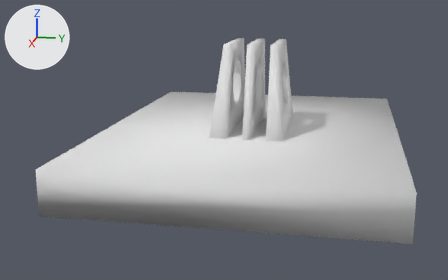
What one commit did to the Blender file Kriecher/Fussplatte1.blend.
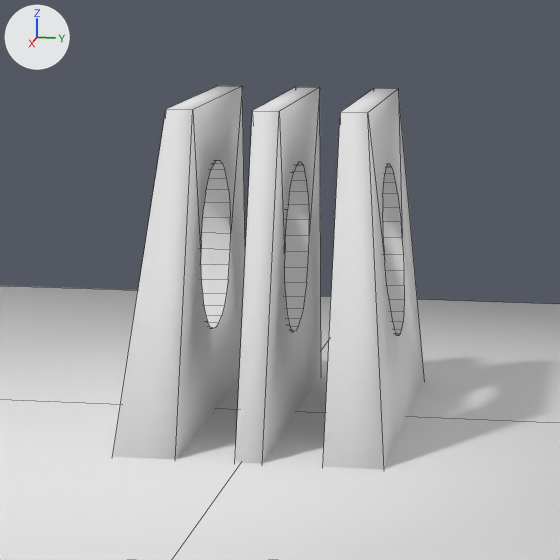
Each version appears first whole from a camera (50 mm lens) standing at (16.12, 6.18, 4.57) and looking at (0.29, 3.01, 0.61), and next in a close-up on the part from 40% to 74% of the width and 5% to 59% of the height. Arrows for +X, +Y and +Z are at upper left; the lights stay in place. The close-ups show mesh edges as thin lines.

Objects in the first close-up: 'Fuss'.
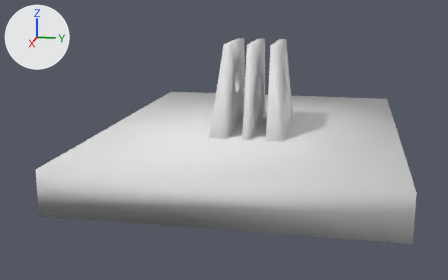
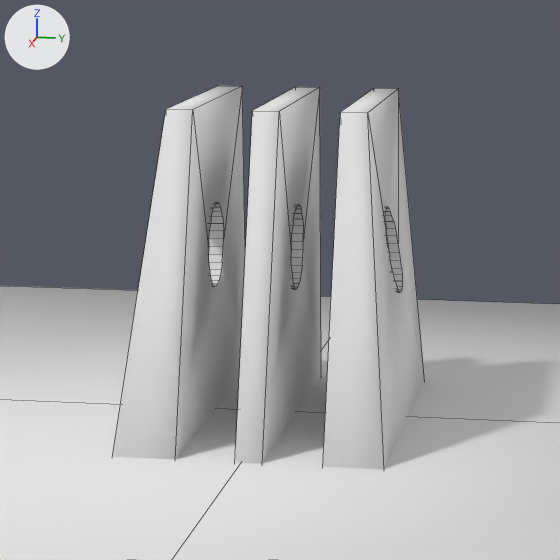
Boxes (x1, y1, x2, y2) around the edits, measured in the close-ups (560 x 560 px; the box of a moved part takes in the faces that stretch with it):
part 1 of me_cube, moved or reshaped
    both: (175, 87, 425, 468)

The change, as a diff of the scene's bpy script:
```diff
--- a/Kriecher/Fussplatte1.blend.py
+++ b/Kriecher/Fussplatte1.blend.py
@@ me_cube @@
 me_cube.from_pydata(...)  # 293 vertices, 161 faces; spans x -11.5..11.0, y 0.0..12.7, z -0.1..4.6
 # used by ob_fuss; location = (0.0, 0.0, 0.0); scale = (0.444, 0.591, 0.695)
+# me_cube part 1: all 192 vertices in x -1.4..1.3, y 5.0..7.8, z 2.3..4.0 are scaled about their middle by (0.5, 1, 0.5)
 me_cube.materials.append(mat_material)
```
